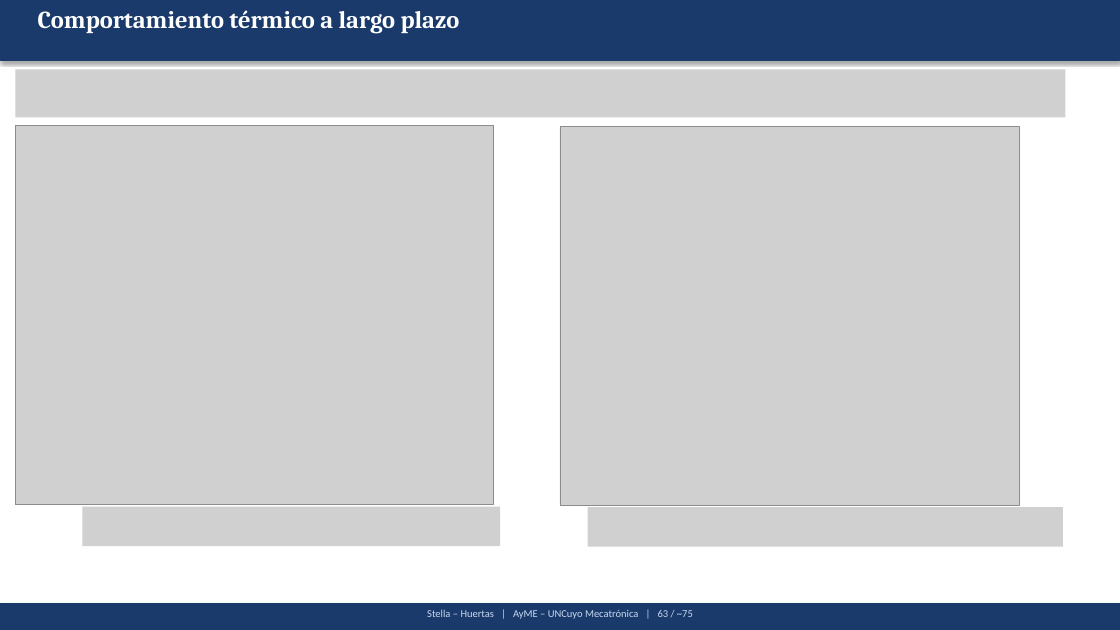
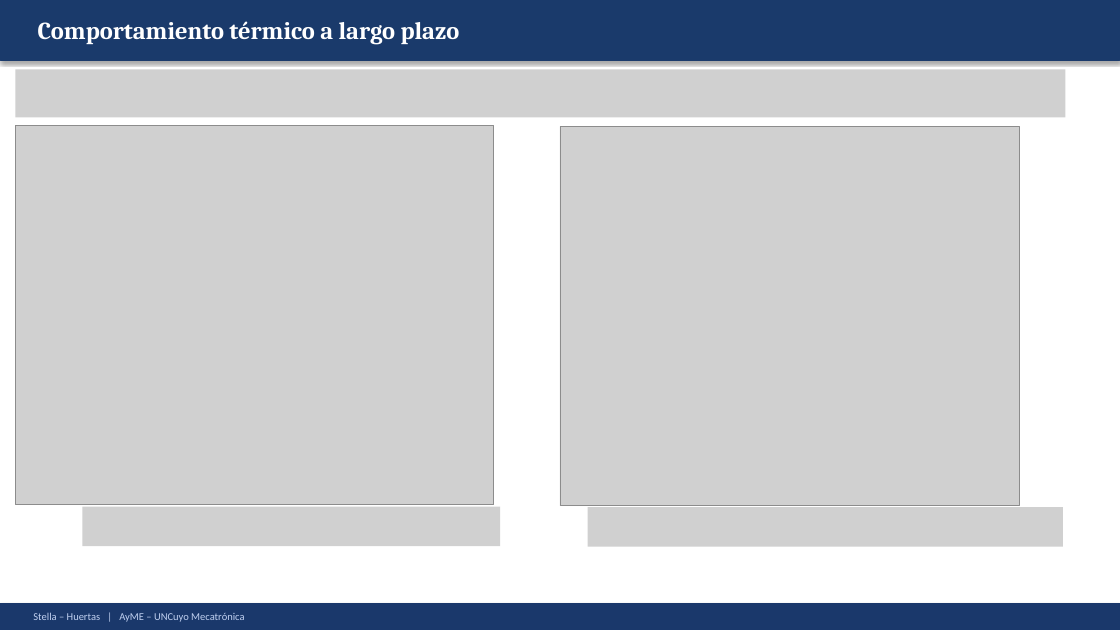
Before and after one commit to Juan-Stella/Automatica-y-maquinas-electricas-final, a slide deck: slide 89 of Presentación/AyME_Stella_Huertas_Presentacion1.pptx. Drawn at 1120x630 pixels with LibreOffice and Linux fonts; fonts in the diff are those of the drawing; grey boxes stand for pictures. Boxes give left, top, right and bottom in pixels: in the first picture for what was removed or moved away, otherwise in the second. Text is boxed around its words. In the diff, an @@ line names an element or a change of style, - is before the commit and + after.

```diff
--- a/Presentación/AyME_Stella_Huertas_Presentacion1.pptx
+++ b/Presentación/AyME_Stella_Huertas_Presentacion1.pptx
@@ text "Comportamiento térmico a largo plazo": place and size @@
-text "Comportamiento térmico a largo plazo" at [38, 10, 460, 34]
+text "Comportamiento térmico a largo plazo" at [38, 21, 460, 45]
@@ rectangle added at [0, 603, 1120, 630], fill #1A386B, outline #1A386B 1 pt @@
@@ text "Stella – Huertas | AyME ..." at [33, 612, 244, 622]: vertical alignment top to middle @@
@@ text at [33, 612, 244, 622]: text changed; text colour #C8D8F0 to #C0D0F0 @@
-Stella – Huertas | AyME – UNCuyo Mecatrónica | 63 / ~75
+Stella – Huertas | AyME – UNCuyo Mecatrónica
```
Also in this commit, not shown: 94 other slides changed, 1 other file.
